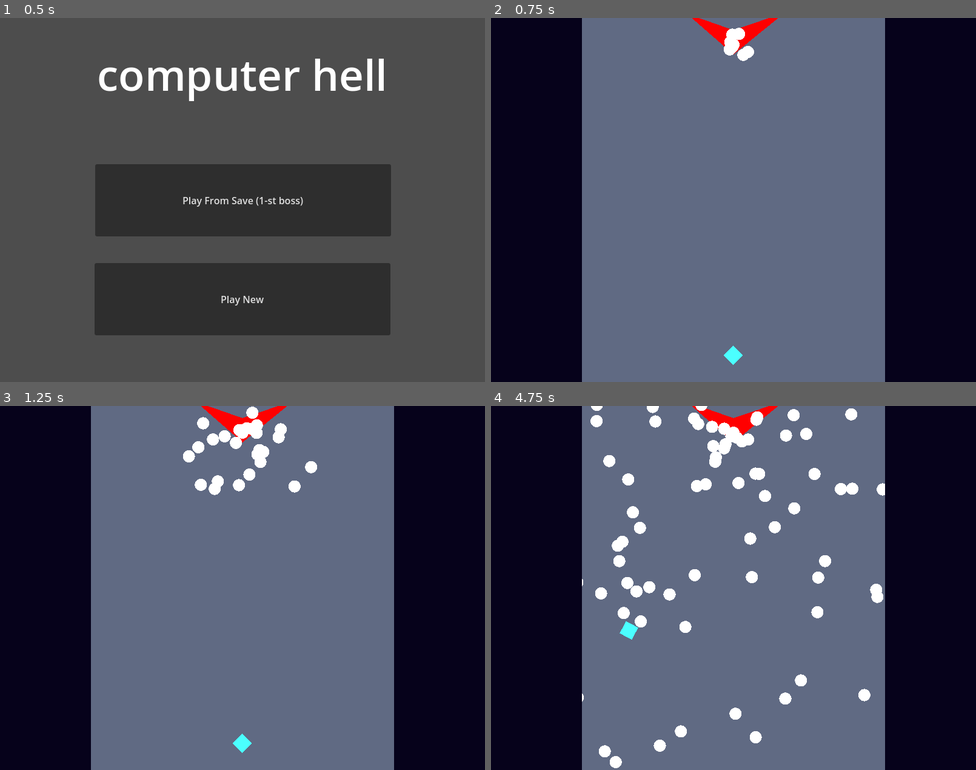
Above: before the commit, frames 1-4 (two rows, left to right).
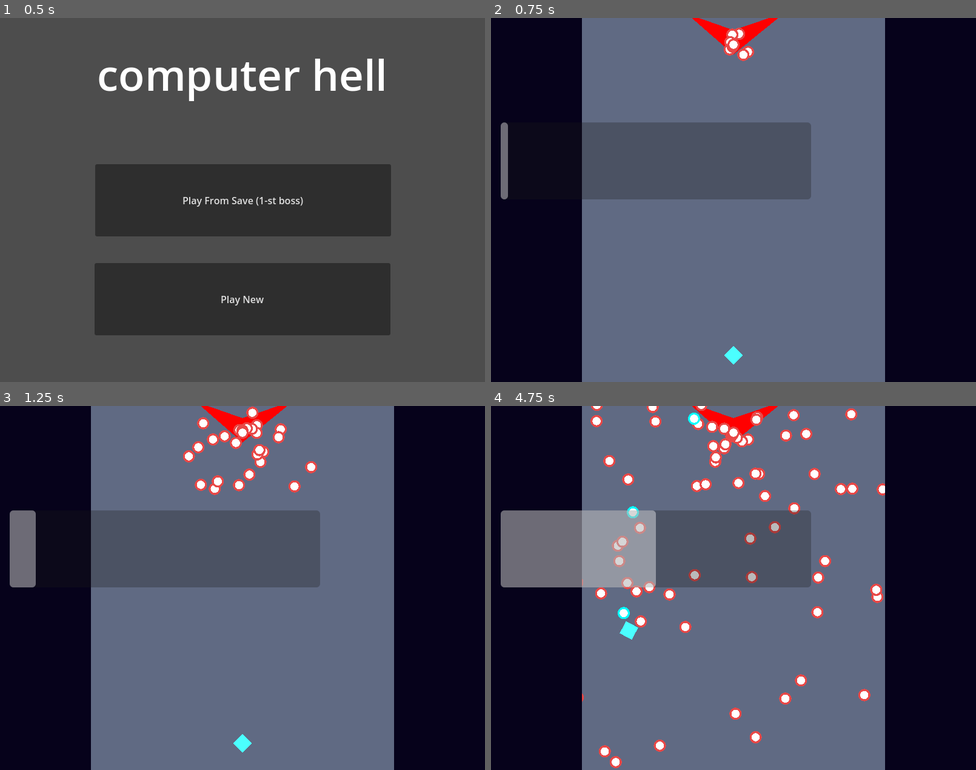
Above: after the commit, the same moments.

Repository: RainMa22/BulletHell
Game: Godot game, scene res://Scenes/Title.tscn
The game is run twice, just before and just after one commit, with the same random seed, the same clock (stepped at 60 frames per second) and the same inputs.
Inputs:
- Up to frame 1 (0.5 s): no input
- Up to frame 2 (0.75 s): click "Play From Save (1-st boss)" at 0.5 s
- Up to frame 3 (1.25 s): no input
- Up to frame 4 (4.75 s): hold D (Right) 1.28-2.03 s; hold Z (Shoot) 1.28-2.03 s; hold S (Down) 2.03-2.78 s; tap Z (Shoot) at 2.1, 3.6 s; hold D (Right) 2.78-3.53 s; hold Z (Shoot) 2.78-3.53 s; hold W (Up) 3.53-4.28 s; hold A (Left) from 4.28 s (still down); hold Z (Shoot) from 4.28 s (still down)

Frame 1 is identical in both runs. In frame 2, 11% of the frame differs, in the area x 2-66%, y 2-96%; in frame 3, 12%; in frame 4, 16%, in the area x 2-82%, y 0-100%.

Commit message:
Added bullet collisions and tweaked collision layers/hitboxes

Diff:
--- a/Scenes/Game.tscn
+++ b/Scenes/Game.tscn
@@ -4,7 +4,7 @@
 [ext_resource type="PackedScene" uid="uid://cwn1aknxem4n4" path="res://src/player/Player.tscn" id="1_udpsn"]
 [ext_resource type="PackedScene" uid="uid://cy4gofdhytyvf" path="res://src/boss/Boss.tscn" id="2_4fr0q"]
 [ext_resource type="PackedScene" uid="uid://crodou4hnnv8n" path="res://src/ui/ram_bar.tscn" id="4_oghjs"]
-[ext_resource type="Texture2D" uid="uid://b45jiiec4v6sh" path="res://src/Whitex64.png" id="5_8pbe5"]
+[ext_resource type="Texture2D" uid="uid://b45jiiec4v6sh" path="res://resources/visuals/Whitex64.png" id="5_8pbe5"]
 
 [node name="Game" type="Node2D"]
 script = ExtResource("1_fg8e7")
@@ -13,17 +13,6 @@
 modulate = Color(0.0235294, 0.00784314, 0.105882, 1)
 scale = Vector2(100, 100)
 texture = ExtResource("5_8pbe5")
-
-[node name="Camera" type="Camera2D" parent="."]
-scale = Vector2(1, 0.991097)
-
-[node name="RAMBar" parent="Camera" instance=ExtResource("4_oghjs")]
-z_index = 100
-offset_left = -696.0
-offset_top = 395.521
-offset_right = -184.0
-offset_bottom = 523.521
-metadata/_edit_use_anchors_ = true
 
 [node name="GameContent" type="Control" parent="."]
 clip_contents = true
@@ -42,12 +31,24 @@
 
 [node name="Bg" type="Sprite2D" parent="GameContent"]
 modulate = Color(0.376471, 0.415686, 0.513726, 1)
-position = Vector2(400, 1000)
+position = Vector2(250, 1000)
 scale = Vector2(10000, 10000)
 texture = ExtResource("5_8pbe5")
 
 [node name="Player" parent="GameContent" instance=ExtResource("1_udpsn")]
 position = Vector2(250, 1256)
+scale = Vector2(0.99701, 1)
 
 [node name="Boss" parent="GameContent" instance=ExtResource("2_4fr0q")]
 position = Vector2(250, 744)
+
+[node name="Camera" type="Camera2D" parent="."]
+scale = Vector2(1, 0.991097)
+
+[node name="RAMBar" parent="Camera" instance=ExtResource("4_oghjs")]
+z_index = 100
+offset_left = -384.0
+offset_top = -129.15
+offset_right = 128.0
+offset_bottom = -1.14984
+metadata/_edit_use_anchors_ = true
--- a/project.godot
+++ b/project.godot
@@ -75,6 +75,14 @@
 ]
 }
 
+[layer_names]
+
+2d_physics/layer_1="World"
+2d_physics/layer_2="Player"
+2d_physics/layer_3="Enemy"
+2d_physics/layer_4="PlayerBullet"
+2d_physics/layer_5="EnemyBullet"
+
 [rendering]
 
 renderer/rendering_method="gl_compatibility"
--- a/src/boss/Boss.gd
+++ b/src/boss/Boss.gd
@@ -1,4 +1,4 @@
-class_name Boss extends Node2D
+class_name Boss extends CharacterBody2D
 
 const DEFAULT_PATTERN_RATE= 5
 const DEFAULT_FIRERATE= .02
@@ -7,7 +7,7 @@
 var state
 var health: Health
 
-var bullet = preload("res://src/bullet/Bullet.tscn")
+var bullet = preload("res://src/bullet/EnemyBullet.tscn")
 
 # Takes a variety, a Array of vector2s of size >= NUM_STATES, and a Array of vector2s of size >= NUM_STATES
 # returns variety sized times_per_pattern times_per_bullet and patterns
@@ -48,3 +48,10 @@
 # Called every frame. 'delta' is the elapsed time since the previous frame.
 func _process(delta):
 	process_pattern(delta)
+
+
+
+
+# HEALTH.
+func hit_by_bullet(bullet : Bullet):
+	health.health -= 1
--- a/src/boss/Boss.tscn
+++ b/src/boss/Boss.tscn
@@ -3,11 +3,16 @@
 [ext_resource type="Script" path="res://src/boss/Boss.gd" id="1_i14ya"]
 [ext_resource type="PackedScene" uid="uid://vgf7hy66lvwt" path="res://src/health/Health.tscn" id="2_iuv1q"]
 
-[node name="Boss" type="Node2D"]
+[node name="Boss" type="CharacterBody2D"]
 position = Vector2(512, 512)
+collision_layer = 4
+collision_mask = 10
 script = ExtResource("1_i14ya")
 
-[node name="Polygon2D" type="Polygon2D" parent="."]
+[node name="ColliderPolygon" type="CollisionPolygon2D" parent="."]
+polygon = PackedVector2Array(-80, -48, 0, 24, 88, -48)
+
+[node name="Polygon" type="Polygon2D" parent="."]
 color = Color(1, 0, 0, 1)
 polygon = PackedVector2Array(0, -24, -77, -51, 0, 16, 29.6651, -8.08112, 85, -53)
 
--- a/src/boss/attackPattern/Pattern.gd
+++ b/src/boss/attackPattern/Pattern.gd
@@ -7,7 +7,7 @@
 var bullet_accumulator: float
 var boss: Boss
 
-var bullet = preload("res://src/bullet/Bullet.tscn")
+var bullet = preload("res://src/bullet/EnemyBullet.tscn")
 
 
 func _init(boss: Boss, times_per_pattern, times_per_bullet):
--- a/src/bullet/Bullet.gd
+++ b/src/bullet/Bullet.gd
@@ -7,6 +7,13 @@
 # The bullet. #
 ###############
 
+@export var is_enemy := false
+
+# Damage stats!
+
+@export var damage := 1
+@export var should_disappear_after_collision := true
+
 # Remember to set position, direction, and speed!
 var starting_direction := Vector2.UP
 var starting_speed := 200
@@ -14,7 +21,7 @@
 var velocity := Vector2.ZERO
 
 @onready var expire_timer : Timer = $ExpireTimer
-const expire_time = 1
+const expire_time = 0.1
 
 
 
@@ -46,6 +53,18 @@
 
 
 # TODO: Add collision of bullet with other entities (player or enemy or boss)
+func _on_body_entered(body):
+	collide_with_body(body)
+func _on_body_shape_entered(body_rid, body, body_shape_index, local_shape_index):
+	collide_with_body(body)
+
+func collide_with_body(body):
+	if body.has_method("hit_by_bullet"): # Call the hit method on the body!
+		body.hit_by_bullet(self)
+	if should_disappear_after_collision: # Disappear if I should, otherwise rely on I-FRAMES from the body in question.
+		destroy_self()
+
+
 
 # DELETING PROCESS
 func destroy_self():
--- a/src/bullet/Bullet.tscn
+++ b/src/bullet/Bullet.tscn
@@ -1,17 +1,23 @@
 [gd_scene load_steps=4 format=3 uid="uid://cs8lnupepor0n"]
 
 [ext_resource type="Script" path="res://src/bullet/Bullet.gd" id="1_lnk00"]
-[ext_resource type="Texture2D" uid="uid://deve7snoj5rrt" path="res://src/bullet/WhiteCirclex256.png" id="2_0p07e"]
+[ext_resource type="Texture2D" uid="uid://deve7snoj5rrt" path="res://resources/visuals/WhiteCirclex256.png" id="2_tjnmu"]
 
 [sub_resource type="CircleShape2D" id="CircleShape2D_qvb2s"]
 radius = 8.15
 
 [node name="Bullet" type="Area2D"]
+collision_layer = 24
+collision_mask = 7
 script = ExtResource("1_lnk00")
 
 [node name="Circle" type="Sprite2D" parent="."]
 scale = Vector2(0.156617, 0.157)
-texture = ExtResource("2_0p07e")
+texture = ExtResource("2_tjnmu")
+
+[node name="Circle2" type="Sprite2D" parent="."]
+scale = Vector2(0.105, 0.105)
+texture = ExtResource("2_tjnmu")
 
 [node name="Hitbox" type="CollisionShape2D" parent="."]
 shape = SubResource("CircleShape2D_qvb2s")
--- /dev/null
+++ b/src/bullet/EnemyBullet.tscn
@@ -0,0 +1,14 @@
+[gd_scene load_steps=2 format=3 uid="uid://rufsaxa2k8kb"]
+
+[ext_resource type="PackedScene" uid="uid://cs8lnupepor0n" path="res://src/bullet/Bullet.tscn" id="1_ju2dd"]
+
+[node name="EnemyBullet" instance=ExtResource("1_ju2dd")]
+collision_layer = 16
+collision_mask = 3
+priority = 5
+is_enemy = true
+
+[node name="Circle" parent="." index="0"]
+modulate = Color(0.909804, 0.282353, 0.278431, 1)
+
+[connection signal="body_shape_entered" from="." to="." method="_on_body_shape_entered"]
--- /dev/null
+++ b/src/bullet/PlayerBullet.tscn
@@ -0,0 +1,12 @@
+[gd_scene load_steps=2 format=3 uid="uid://jrorvg5viv15"]
+
+[ext_resource type="PackedScene" uid="uid://cs8lnupepor0n" path="res://src/bullet/Bullet.tscn" id="1_bg76o"]
+
+[node name="PlayerBullet" instance=ExtResource("1_bg76o")]
+collision_layer = 8
+collision_mask = 5
+
+[node name="Circle" parent="." index="0"]
+modulate = Color(0, 0.992157, 0.996078, 1)
+
+[connection signal="body_entered" from="." to="." method="_on_body_entered"]
--- a/src/global/Global.gd
+++ b/src/global/Global.gd
@@ -24,4 +24,4 @@
 	current_boss = 1
 
 func _process(delta):
-	chaos_value = float(bullet_counter) / 50
+	chaos_value = float(bullet_counter) / 100
--- a/src/player/Player.gd
+++ b/src/player/Player.gd
@@ -20,7 +20,7 @@
 var deceleration : float = 1500
 
 # SHOOTING
-var bullet = preload("res://src/bullet/Bullet.tscn")
+var bullet = preload("res://src/bullet/PlayerBullet.tscn")
 var can_shoot := true
 var shoot_cooldown = 0.2 # in seconds
 
@@ -50,7 +50,7 @@
 
 func update_inputs() -> void:
 	input_directional_vector = Vector2(Input.get_axis("Left", "Right"), Input.get_axis("Up", "Down")) # Grab the inputs based on what the player is doing.
-	print(input_directional_vector)
+	# print(input_directional_vector)
 	is_shooting = Input.is_action_pressed("Shoot")
 
 
@@ -95,6 +95,9 @@
 
 
 
+# HEALTH.
+func hit_by_bullet(bullet : Bullet):
+	health.health -= 1
 # DEATH.
 func _on_health_on_died():
 	queue_free()
--- a/src/player/Player.tscn
+++ b/src/player/Player.tscn
@@ -4,8 +4,12 @@
 [ext_resource type="PackedScene" uid="uid://vgf7hy66lvwt" path="res://src/health/Health.tscn" id="2_7ekla"]
 
 [sub_resource type="CircleShape2D" id="CircleShape2D_65j3p"]
+radius = 3.5
 
 [node name="Player" type="CharacterBody2D"]
+collision_layer = 2
+collision_mask = 21
+input_pickable = true
 script = ExtResource("1_fdp0l")
 
 [node name="Polygon" type="Polygon2D" parent="."]
Renamed: src/bullet/WhiteCirclex256.png -> resources/visuals/WhiteCirclex256.png
Not shown, changed: resources/visuals/WhiteCirclex256.png.import
Renamed: src/Whitex64.png -> resources/visuals/Whitex64.png
Not shown, changed: resources/visuals/Whitex64.png.import
